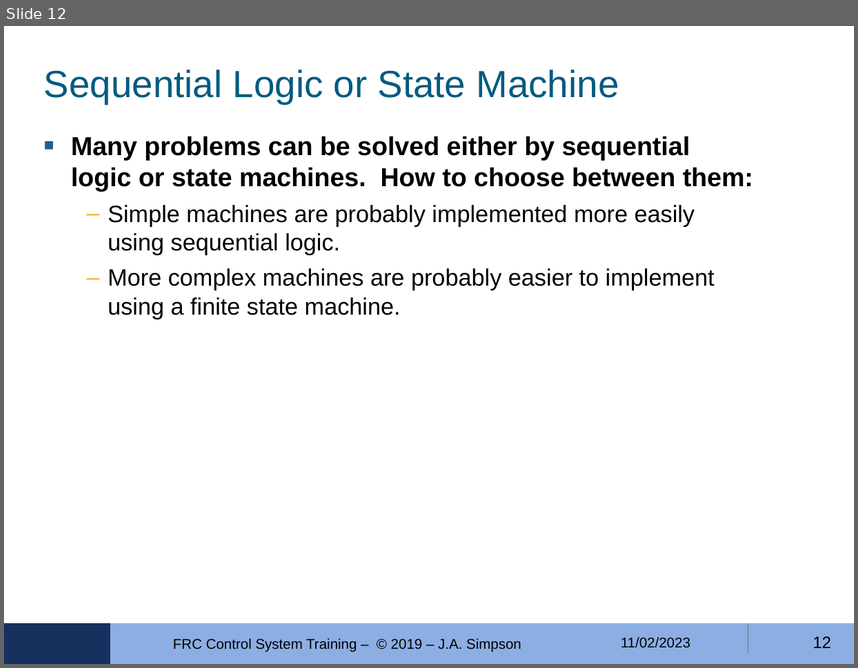
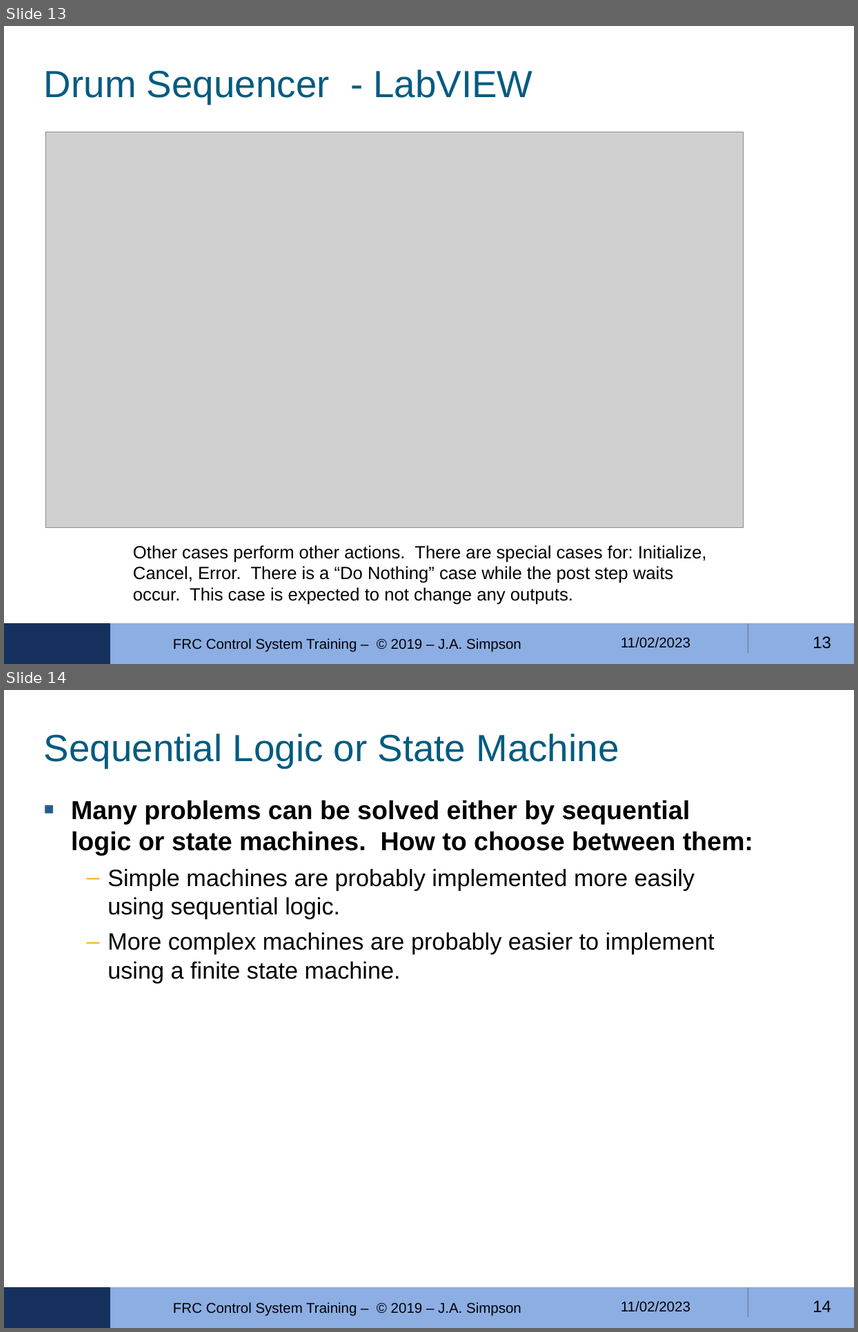
Before and after one commit to FRobotics/2023-RobotCode, a slide deck: Training/ControlLogic-07/FRC-4150-Ctrls-Training-MODULE-07.odp. Shown one above the other, each under a label of ours: slide 12 before the commit, slides 13 and 14 after it. The pictures are 858x668 and 858x1332 pixels, drawn with LibreOffice and Linux fonts; fonts in the diff are those of the drawing; grey boxes stand for pictures; background and template pictures are left out. Boxes give left, top, right and bottom in pixels: in the first picture for what was removed or moved away, otherwise in the second. Text is boxed around its words. In the diff, an @@ line names an element or a change of style, - is before the commit and + after.

Commit message:
add drum sequencer to logic training 07

```diff
--- a/Training/ControlLogic-07/FRC-4150-Ctrls-Training-MODULE-07.odp
+++ b/Training/ControlLogic-07/FRC-4150-Ctrls-Training-MODULE-07.odp
@@ slide 13 added at (x1=4, y1=26, x2=854, y2=664), background #FFFFFF; not listed: 3 template elements that a slide beside it also shows @@
@@ title added at (x1=44, y1=69, x2=533, y2=104), 32 pt, text #025B80 @@
+Drum Sequencer - LabVIEW
@@ picture added at (x1=45, y1=132, x2=744, y2=528) @@
@@ text added at (x1=133, y1=545, x2=707, y2=604), 15 pt, text #000000 @@
+Other cases perform other actions. There are special cases for: Initialize, Cancel, Error. There is a “Do Nothing” case while the post step waits occur. This case is expected to not change any outputs.
@@ text added at (x1=173, y1=638, x2=522, y2=652), 12 pt, text #000000 @@
+FRC Control System Training – © 2019 – J.A. Simpson
@@ text added at (x1=621, y1=637, x2=691, y2=648), 12 pt, text #000000 @@
+11/02/2023
@@ page number added at (x1=813, y1=636, x2=831, y2=648), 14 pt, text #000000 @@
+13
@@ what was slide 12 is now slide 14 @@
@@ page number at (x1=813, y1=1300, x2=831, y2=1312): text changed @@
-12
+14
```
Also in this commit, not shown: 1 other slide added, 3 other files.
